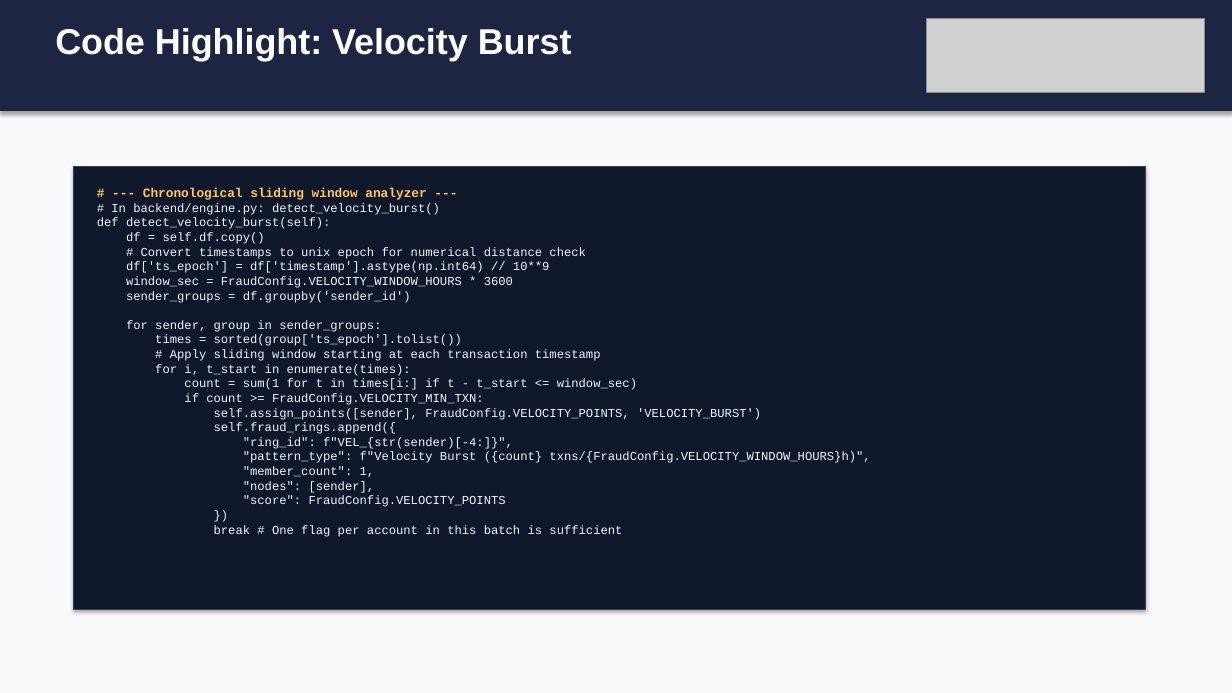
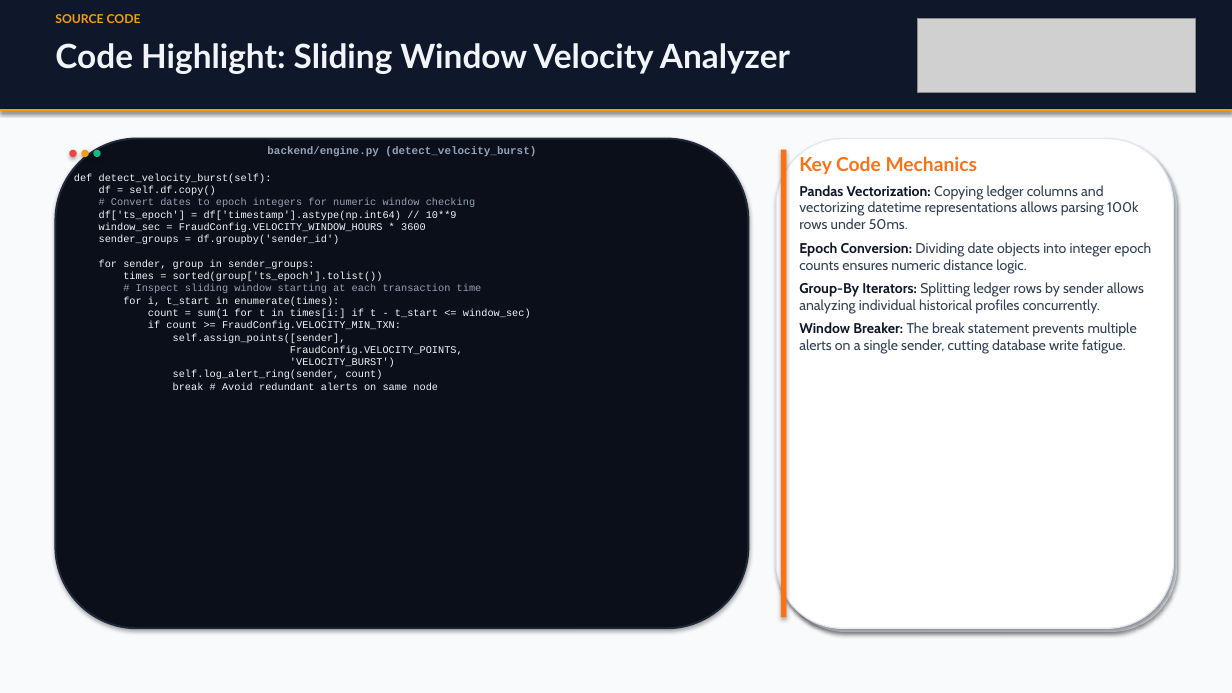
Before and after one commit to kirancodes-dev/financial-crime-graph-engine, a slide deck: slide 13 of backend/Fraud_Analysis_Presentation.pptx (slide 12 before the commit). Drawn at 1232x693 pixels with LibreOffice and Linux fonts; fonts in the diff are those of the drawing; grey boxes stand for pictures. Boxes give left, top, right and bottom in pixels: in the first picture for what was removed or moved away, otherwise in the second. Text is boxed around its words. In the diff, an @@ line names an element or a change of style, - is before the commit and + after.

Commit message:
docs: run document generator using custom beautiful presentation engine

```diff
--- a/backend/Fraud_Analysis_Presentation.pptx
+++ b/backend/Fraud_Analysis_Presentation.pptx
@@ background #F8F9FA to #F8FAFC @@
@@ rectangle at (x1=0, y1=0, x2=1232, y2=111): fill #1C2541 to #0F172A; outline #1C2541 0.75 pt to none @@
@@ text added at (x1=55, y1=14, x2=141, y2=23), 9.5 pt, text #F59E0B, bold @@
+SOURCE CODE
@@ picture moved from (x1=927, y1=18, x2=1204, y2=92) to (x1=918, y1=18, x2=1195, y2=92) @@
@@ text at (x1=55, y1=43, x2=790, y2=74): text changed; size 28 to 26 pt; font Arial to Lato; text colour #FFFFFF to #F1F5F9 @@
-Code Highlight: Velocity Burst
+Code Highlight: Sliding Window Velocity Analyzer
@@ rectangle added at (x1=0, y1=109, x2=1232, y2=111), fill #F59E0B @@
@@ rounded rectangle added at (x1=55, y1=139, x2=749, y2=628), fill #0B0F19, outline #1E293B 1.5 pt @@
@@ text added at (x1=267, y1=146, x2=536, y2=157), 8.5 pt, text #94A3B8, bold @@
+backend/engine.py (detect_velocity_burst)
@@ rounded rectangle added at (x1=776, y1=139, x2=1174, y2=628), fill #FFFFFF, outline #E2E8F0 1 pt @@
@@ rounded rectangle added at (x1=780, y1=142, x2=1177, y2=632), fill #E2E8F0 @@
@@ ellipse added at (x1=69, y1=150, x2=77, y2=157), fill #EF4444 @@
@@ text at (x1=74, y1=174, x2=531, y2=330): size 9.5 to 8 pt in "def detect_velocity_burst(self):", "df = self.df.copy()", "df['ts_epoch'] = df['timestamp'].astype(np.int64) // 10**9", "window_sec = FraudConfig.VELOCITY_WINDOW_HOURS * 3600" and 6 more places @@
@@ text "def detect_velocity_burst(self):" moved from (x1=97, y1=188, x2=870, y2=537) to (x1=74, y1=174, x2=531, y2=390) @@
@@ rectangle removed at (x1=74, y1=166, x2=1146, y2=610) @@
@@ ellipse added at (x1=81, y1=150, x2=89, y2=157), fill #F59E0B @@
@@ ellipse added at (x1=93, y1=150, x2=101, y2=157), fill #10B981 @@
@@ rectangle added at (x1=781, y1=150, x2=787, y2=617), fill #F97316 @@
@@ text added at (x1=799, y1=156, x2=1151, y2=354), 11 pt, text #334155 @@
+Key Code Mechanics
+Pandas Vectorization: Copying ledger columns and vectorizing datetime representations allows parsing 100k rows under 50ms.
+Epoch Conversion: Dividing date objects into integer epoch counts ensures numeric distance logic.
+Group-By Iterators: Splitting ledger rows by sender allows analyzing individual historical profiles concurrently.
+Window Breaker: The break statement prevents multiple alerts on a single sender, cutting database write fatigue.
@@ text at (x1=111, y1=188, x2=440, y2=215): paragraphs removed @@
-# --- Chronological sliding window analyzer ---
-# In backend/engine.py: detect_velocity_burst()
@@ text at (x1=111, y1=198, x2=475, y2=207): text changed; size 9.5 to 8 pt; text colour #F1F5F9 to #94A3B8 @@
-# Convert timestamps to unix epoch for numerical distance check
+# Convert dates to epoch integers for numeric window checking
@@ text at (x1=136, y1=284, x2=482, y2=293): text changed; size 9.5 to 8 pt; text colour #F1F5F9 to #94A3B8 @@
-# Apply sliding window starting at each transaction timestamp
+# Inspect sliding window starting at each transaction time
@@ text at (x1=173, y1=334, x2=463, y2=390): text changed; size 9.5 to 8 pt @@
-self.assign_points([sender], FraudConfig.VELOCITY_POINTS, 'VELOCITY_BURST')
-self.fraud_rings.append({
-"ring_id": f"VEL_{str(sender)[-4:]}",
-"pattern_type": f"Velocity Burst ({count} txns/{FraudConfig.VELOCITY_WINDOW_HOURS}h)",
-"member_count": 1,
-"nodes": [sender],
-"score": FraudConfig.VELOCITY_POINTS
-})
-break # One flag per account in this batch is sufficient
+self.assign_points([sender],
+FraudConfig.VELOCITY_POINTS,
+'VELOCITY_BURST')
+self.log_alert_ring(sender, count)
+break # Avoid redundant alerts on same node
```
Also in this commit, not shown: 5 other slides changed, 18 slides added, 14 slides removed, 4 other files.
